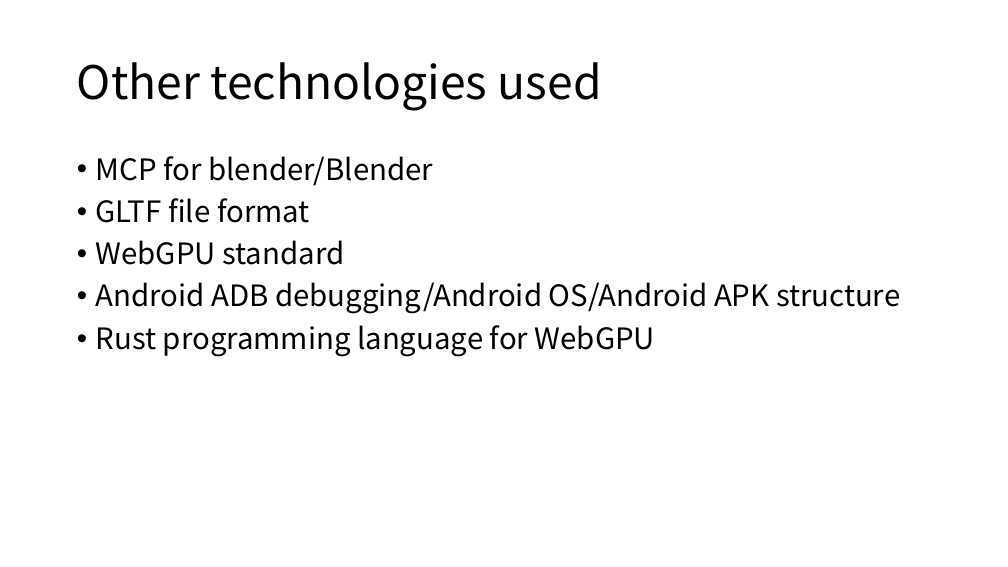
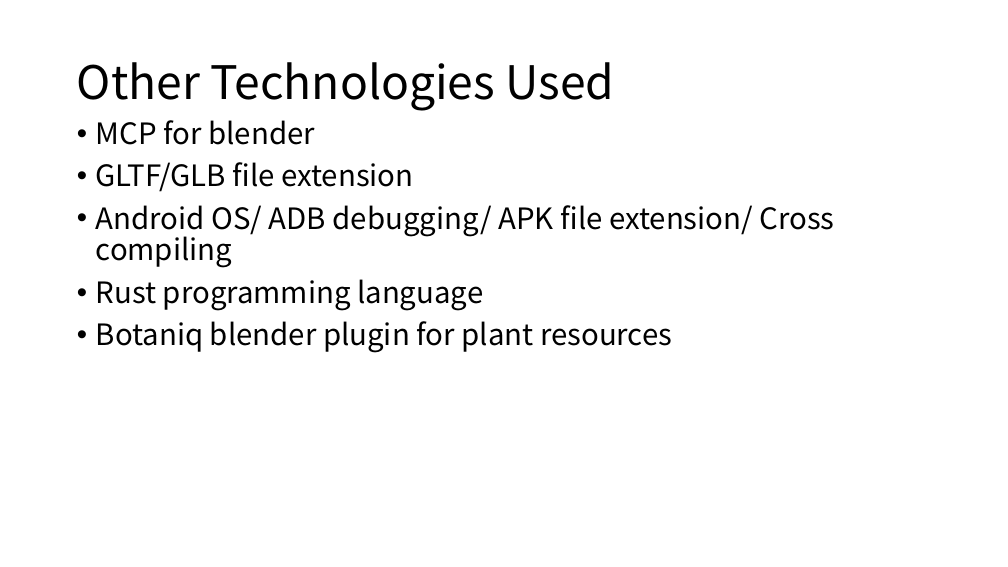
Before and after one commit to boycececil666gmailcom/webgpu-renderer, a slide deck: slide 9 of WebGPU Renderer.pptx (slide 7 before the commit). Drawn at 1008x567 pixels with LibreOffice and Linux fonts; fonts in the diff are those of the drawing. Boxes give left, top, right and bottom in pixels: in the first picture for what was removed or moved away, otherwise in the second. Text is boxed around its words. In the diff, an @@ line names an element or a change of style, - is before the commit and + after.

Commit message:
feat(model): add blender automation scripts, foliage LOD skill, update mclaren model and presentation slides

```diff
--- a/WebGPU Renderer.pptx
+++ b/WebGPU Renderer.pptx
@@ title at (x1=77, y1=62, x2=614, y2=111): text changed @@
-Other technologies used
+Other Technologies Used
@@ text at (x1=96, y1=120, x2=835, y2=353): text changed @@
-• MCP for blender/Blender
-• GLTF file format
-• WebGPU standard
-• Android ADB debugging/Android OS/Android APK structure
-• Rust programming language for WebGPU
+• MCP for blender
+• GLTF/GLB file extension
+• Android OS/ ADB debugging/ APK file extension/ Cross compiling
+• Rust programming language
+• Botaniq blender plugin for plant resources
```
Also in this commit, not shown: 4 other slides changed, 7 slides added, 2 slides removed, 16 other files.
